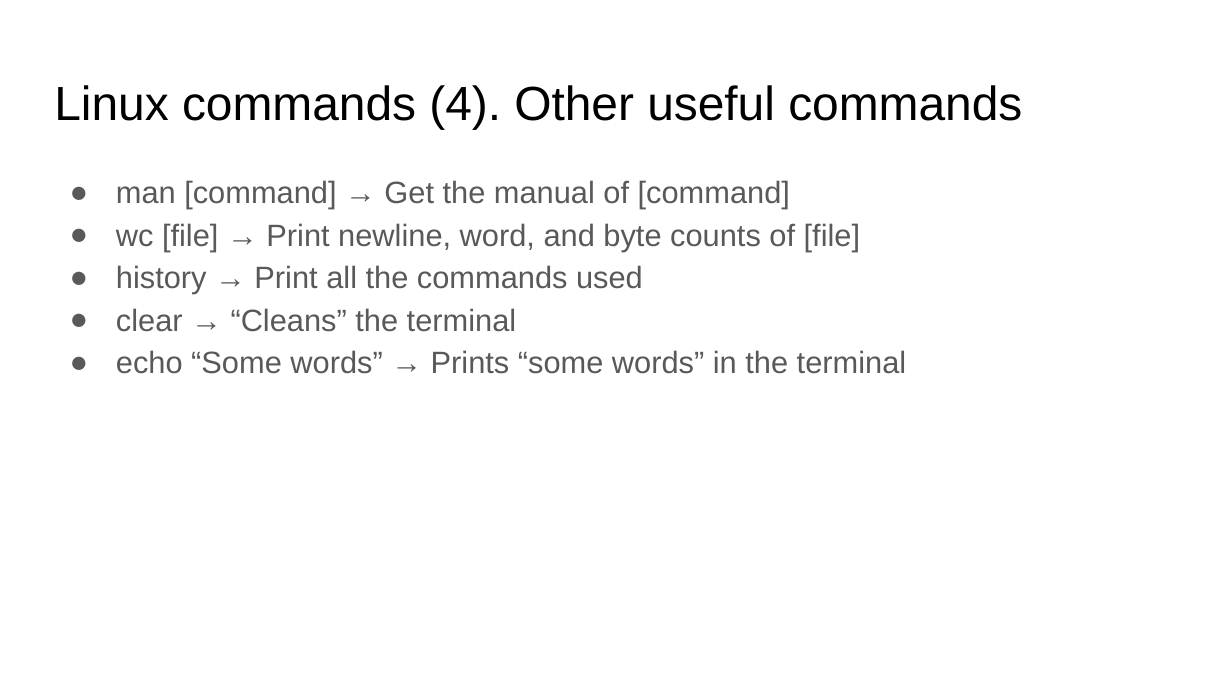
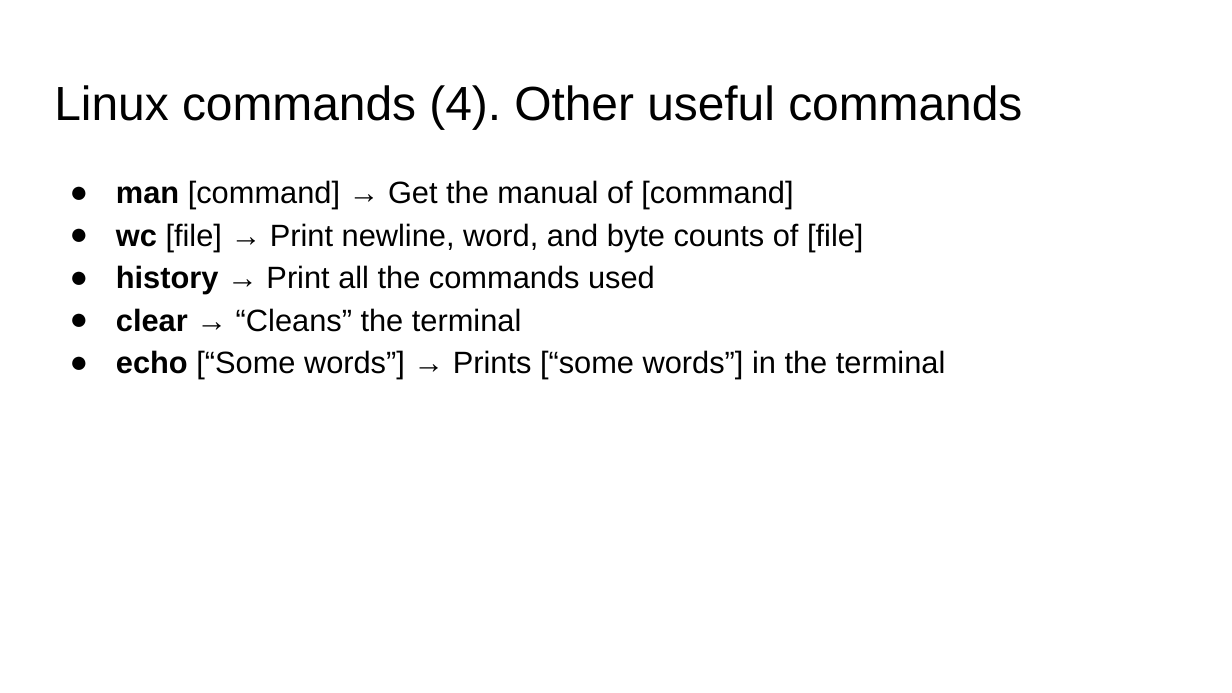
Before and after one commit to FusterTormo/BioinfoWorkshop, a slide deck: slide 35 of Introduction to Linux.pptx. Drawn at 1232x693 pixels with LibreOffice and Linux fonts; fonts in the diff are those of the drawing. Boxes give left, top, right and bottom in pixels: in the first picture for what was removed or moved away, otherwise in the second. Text is boxed around its words. In the diff, an @@ line names an element or a change of style, - is before the commit and + after.

```diff
--- a/Introduction to Linux.pptx
+++ b/Introduction to Linux.pptx
@@ text at [116,180,863,332]: text colour #595959 to #000000 in "man [command] → Get the manual of ...", "wc [file] → Print newline, word, and ...", "history → Print all the commands used", "clear → “Cleans” the terminal"; bold on in "man", "wc", "history", "clear"; bullet colour #595959 to #000000 @@
@@ text at [116,350,945,379]: text changed; text colour #595959 to #000000 @@
-● echo “Some words” → Prints “some words” in the terminal
+● echo [“Some words”] → Prints [“some words”] in the terminal
```
Also in this commit, not shown: 24 other slides changed, 16 slides added, 1 other file.
